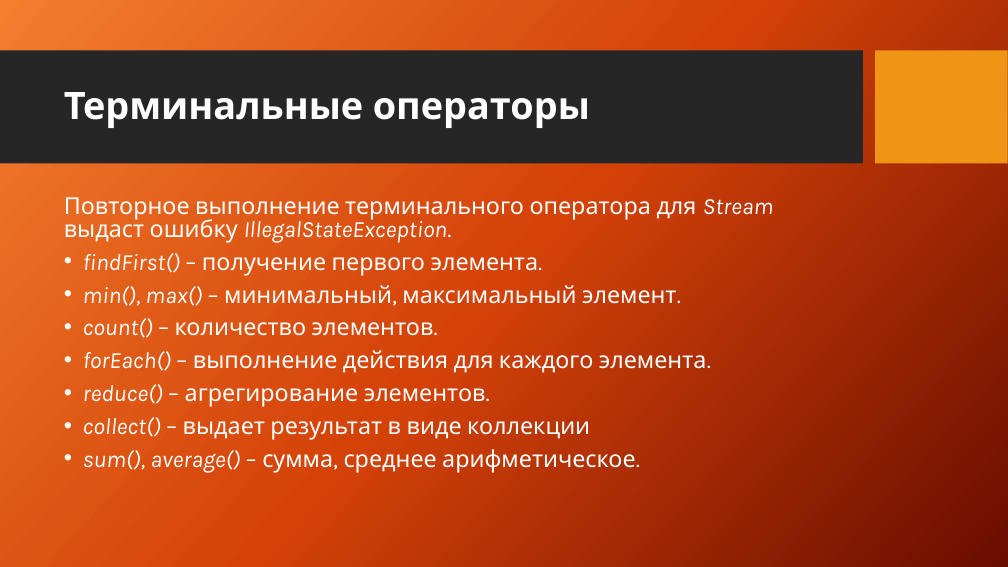
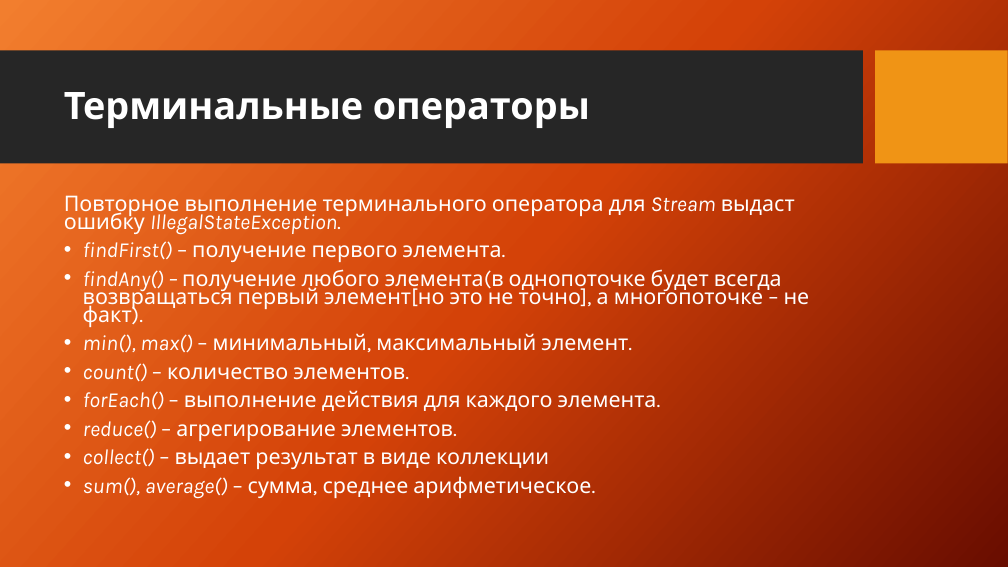
Before and after one commit to XLelarX/Courses, a slide deck: slide 8 of streams/presentation.pptx. Drawn at 1008x567 pixels with LibreOffice and Linux fonts; fonts in the diff are those of the drawing; background and template pictures are left out. Boxes give left, top, right and bottom in pixels: in the first picture for what was removed or moved away, otherwise in the second. Text is boxed around its words. In the diff, an @@ line names an element or a change of style, - is before the commit and + after.

```diff
--- a/streams/presentation.pptx
+++ b/streams/presentation.pptx
@@ text at bbox=[64, 195, 795, 499]: size 22.2 to 20.4 pt in "Повторное выполнение терминального оператора для Stream выда ...", "findFirst() – получение первого элемента.", "min(), max() – минимальный, максимальный элемент.", "count() – количество элементов." and 4 more places; line spacing 0.8 to 0.7 @@
@@ text at bbox=[83, 269, 810, 327]: paragraph added @@
+• findAny() – получение любого элемента(в однопоточке будет всегда возвращаться первый элемент[но это не точно], а многопоточке – не факт).
```
Also in this commit, not shown: 4 other files.
